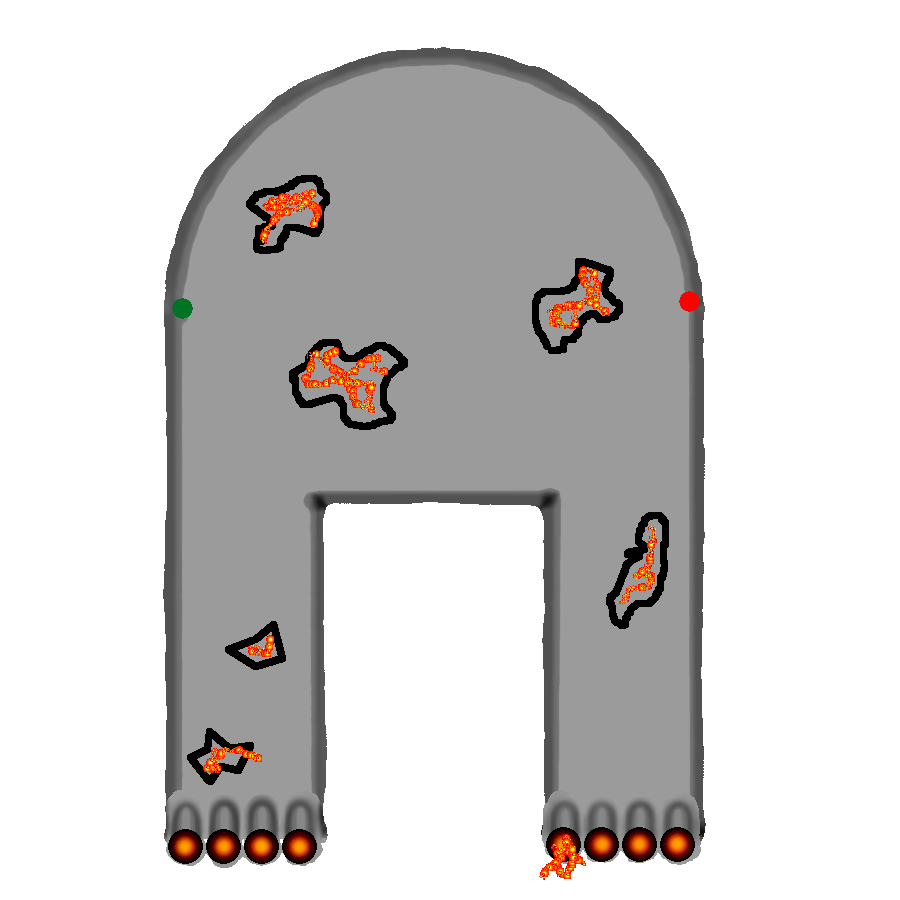
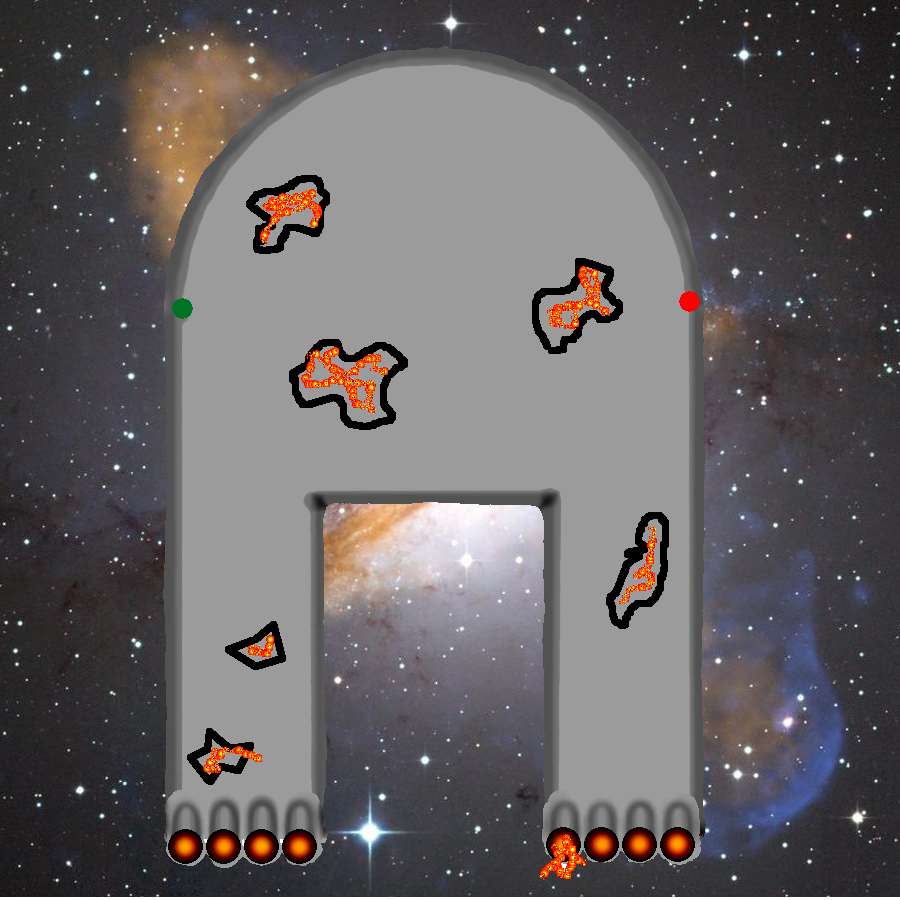
Layers edited between the first and the second (900, 900) image:
added layer "dead ship background.png" over [0, 0, 900, 897]
